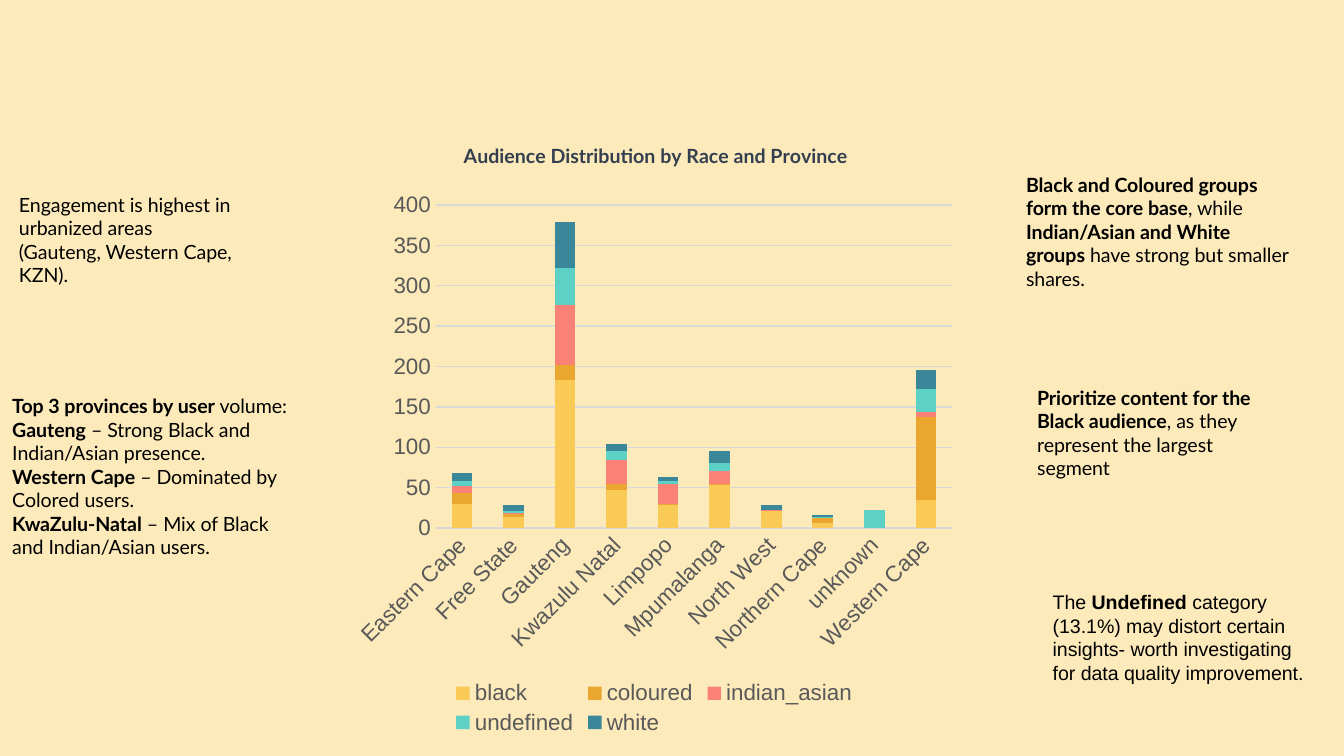
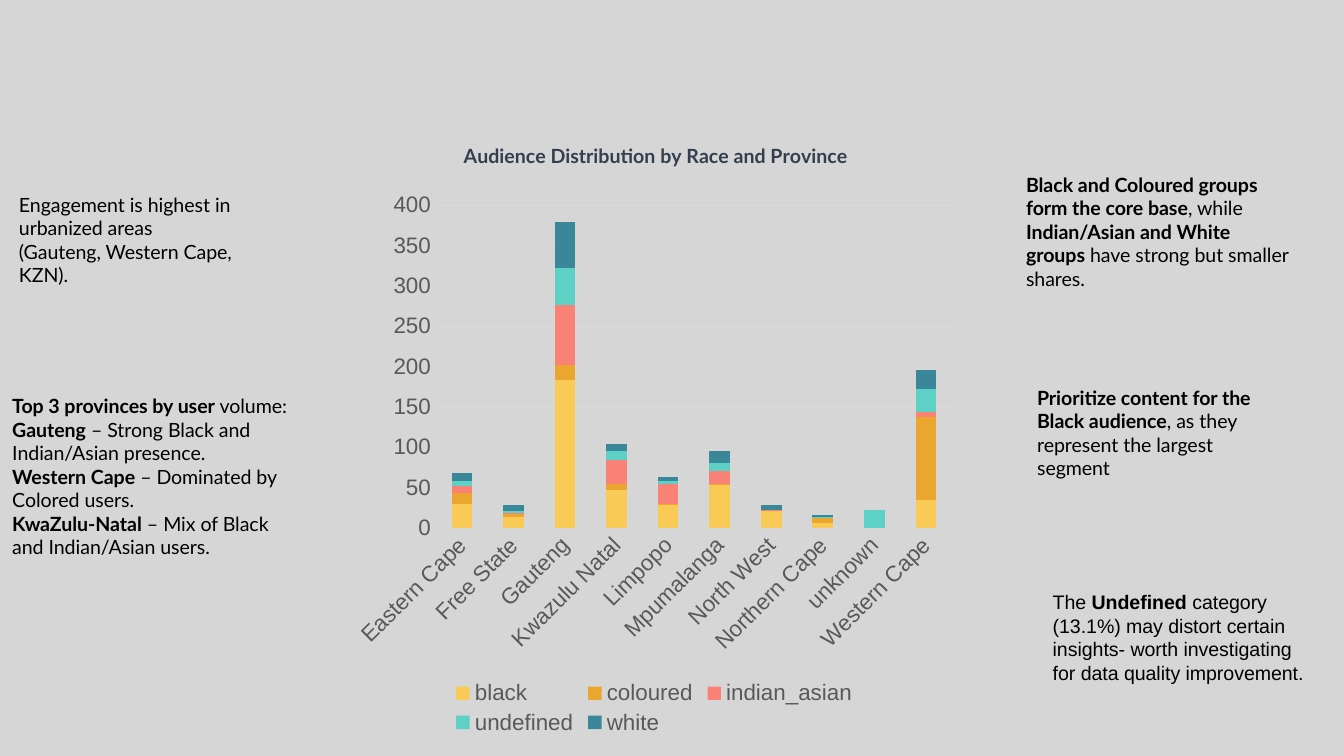
Before and after one commit to Lihle830/BTV-Subscriber-Base-Analysis, a slide deck: slide 6 of Presentation deck/Slides Presantation Btv.pptx. Drawn at 1344x756 pixels with LibreOffice and Linux fonts; fonts in the diff are those of the drawing. Boxes give left, top, right and bottom in pixels: in the first picture for what was removed or moved away, otherwise in the second. Text is boxed around its words. In the diff, an @@ line names an element or a change of style, - is before the commit and + after.

```diff
--- a/Presentation deck/Slides Presantation Btv.pptx
+++ b/Presentation deck/Slides Presantation Btv.pptx
@@ background #FDEABB to #D6D6D6 @@
```
Also in this commit, not shown: 10 other slides changed.
